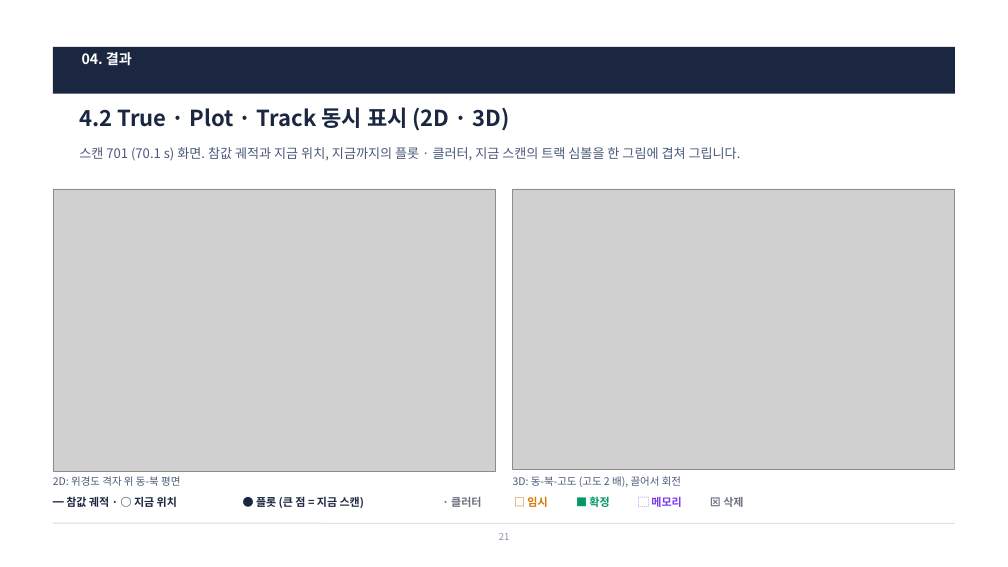
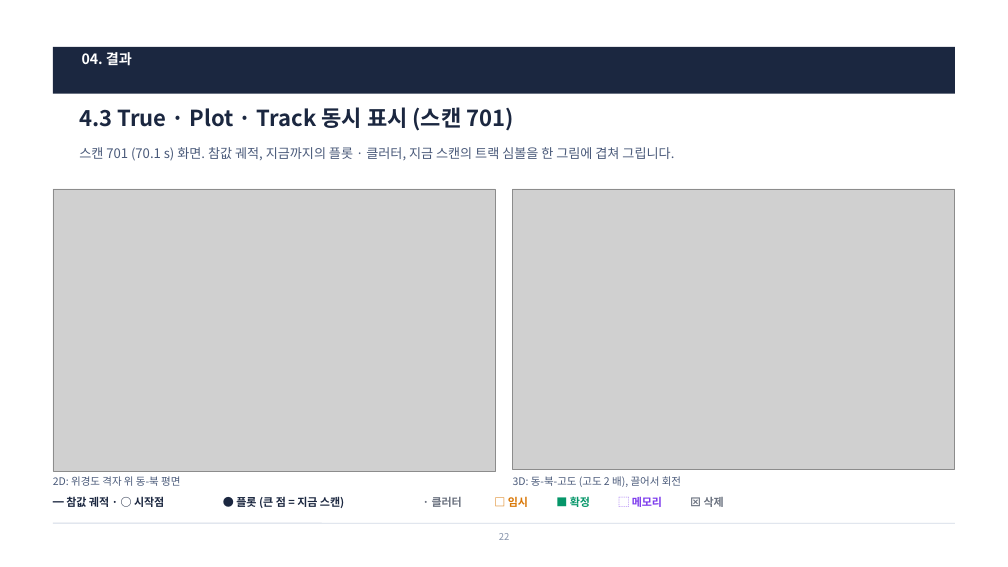
Before and after one commit to harley-hwan/radar-sw-study, a slide deck: slide 22 of Part5_Track_Init_Mgmt/ref/산출물/Chapter5_TrackInitMgmt.pptx (slide 21 before the commit). Drawn at 1008x567 pixels with LibreOffice and Linux fonts; fonts in the diff are those of the drawing; grey boxes stand for pictures. Boxes give left, top, right and bottom in pixels: in the first picture for what was removed or moved away, otherwise in the second. Text is boxed around its words. In the diff, an @@ line names an element or a change of style, - is before the commit and + after.

```diff
--- a/Part5_Track_Init_Mgmt/ref/산출물/Chapter5_TrackInitMgmt.pptx
+++ b/Part5_Track_Init_Mgmt/ref/산출물/Chapter5_TrackInitMgmt.pptx
@@ title at [79,107,514,131]: text changed @@
-4.2 True · Plot · Track 동시 표시 (2D · 3D)
+4.3 True · Plot · Track 동시 표시 (스캔 701)
@@ text at [79,147,674,161]: text changed @@
-스캔 701 (70.1 s) 화면. 참값 궤적과 지금 위치, 지금까지의 플롯 · 클러터, 지금 스캔의 트랙 심볼을 한 그림에 겹쳐 그립니다.
+스캔 701 (70.1 s) 화면. 참값 궤적, 지금까지의 플롯 · 클러터, 지금 스캔의 트랙 심볼을 한 그림에 겹쳐 그립니다.
@@ text at [66,496,164,507]: text changed @@
-━ 참값 궤적 · ○ 지금 위치
+━ 참값 궤적 · ○ 시작점
@@ 6 texts: place and size @@
-6 texts at [256,495,743,510]
+6 texts at [236,495,724,510]
```
Also in this commit, not shown: 3 other slides changed, 1 slide added, 1 slide removed, 17 other files.
